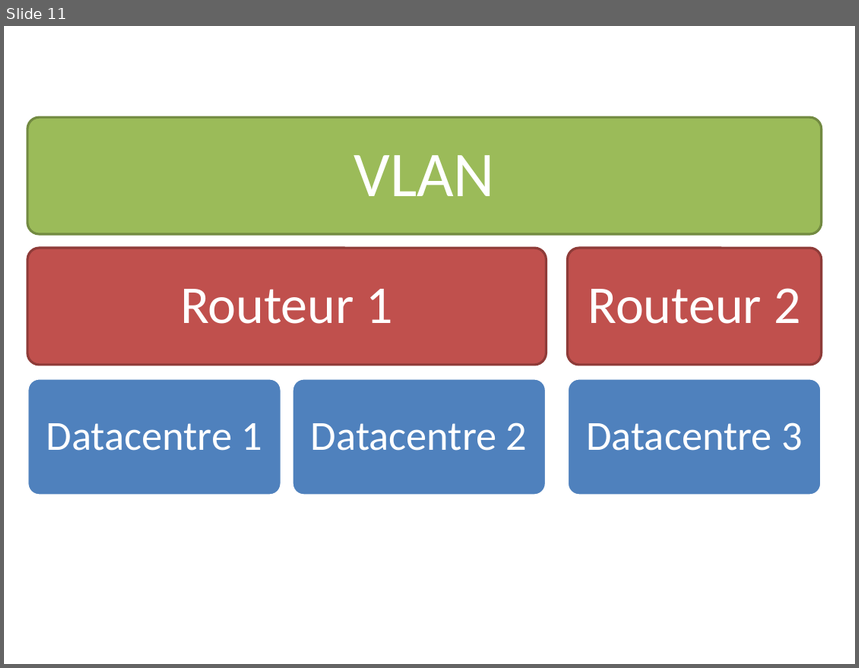
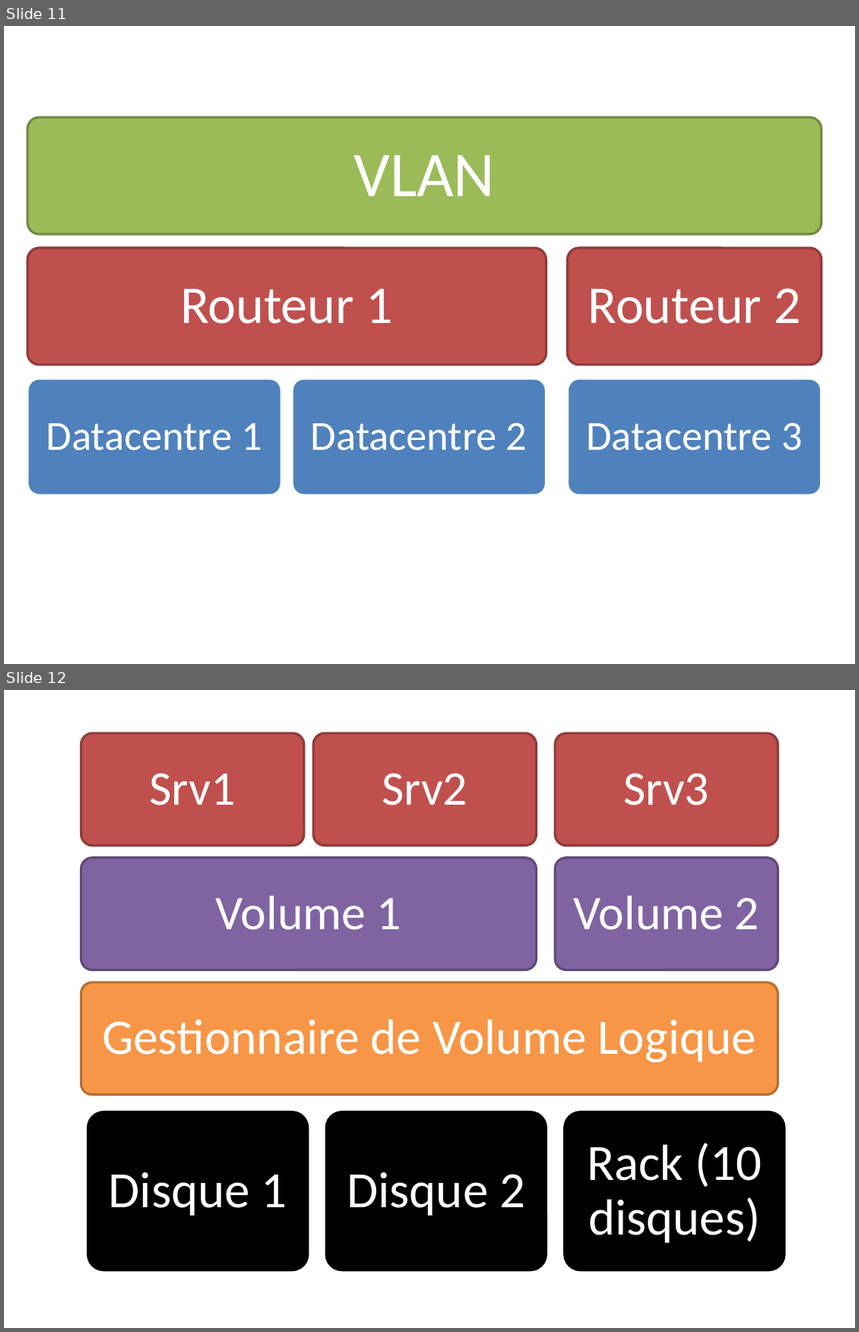
Before and after one commit to dduportal/dduportal.github.io, a slide deck: cours/ensg-asi-2014/src/raws/img_gen.pptx. Shown one above the other, each under a label of ours: slide 11 before the commit, slides 11 and 12 after it. The pictures are 859x668 and 859x1332 pixels, drawn with LibreOffice and Linux fonts; fonts in the diff are those of the drawing. Boxes give left, top, right and bottom in pixels: in the first picture for what was removed or moved away, otherwise in the second. Text is boxed around its words. In the diff, an @@ line names an element or a change of style, - is before the commit and + after.

```diff
--- a/cours/ensg-asi-2014/src/raws/img_gen.pptx
+++ b/cours/ensg-asi-2014/src/raws/img_gen.pptx
@@ slide 12 added at (4,690,855,1328), background #FFFFFF @@
@@ group added at (82,733,778,1095): 6 rounded rectangles, 6 texts @@
+Gestionnaire de Volume Logique
+Volume 1
+Srv1
+Srv2
+Volume 2
+Srv3
@@ group added at (88,1113,785,1271): 3 rounded rectangles, 3 texts @@
+Disque 1
+Disque 2
+Rack (10 disques)
```
Also in this commit, not shown: 4 other slides added, 6 other files.
